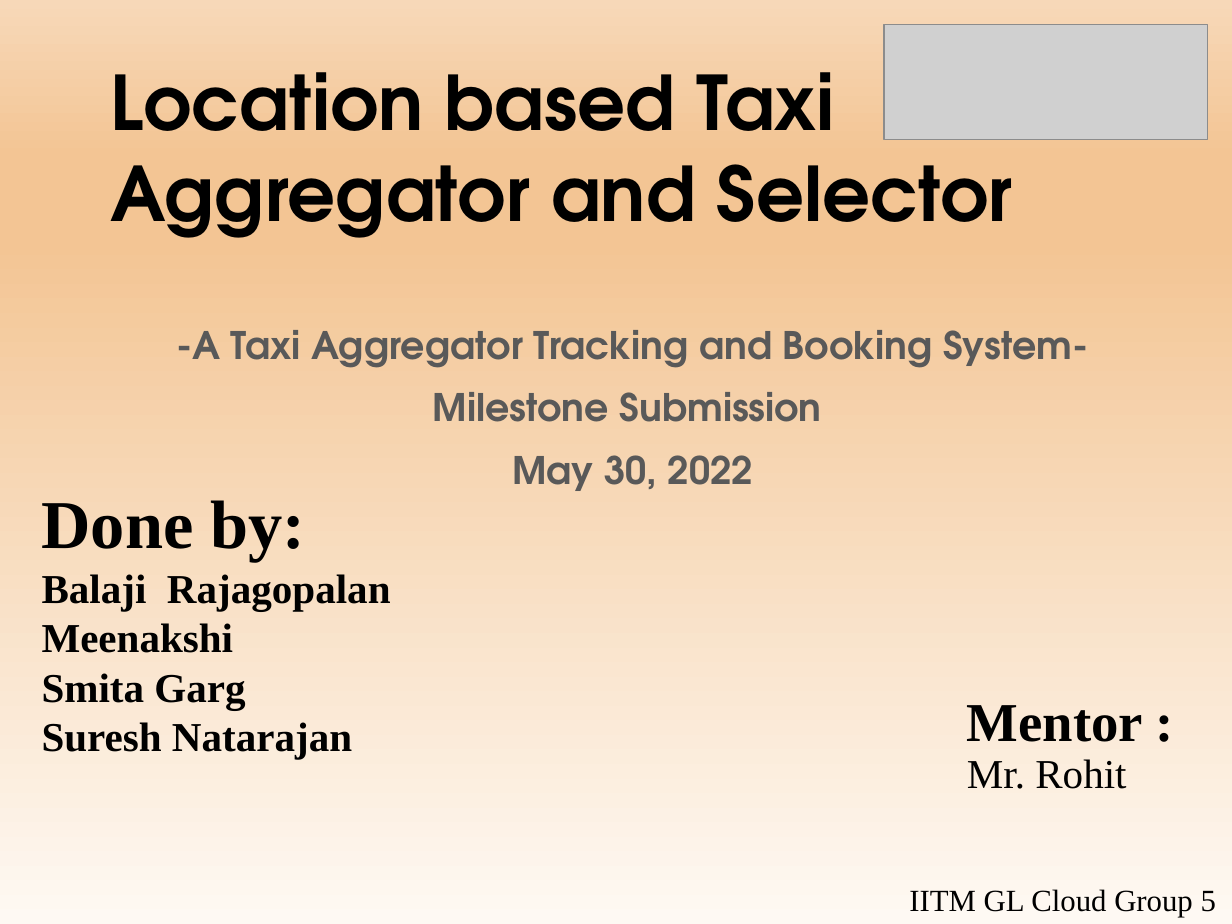
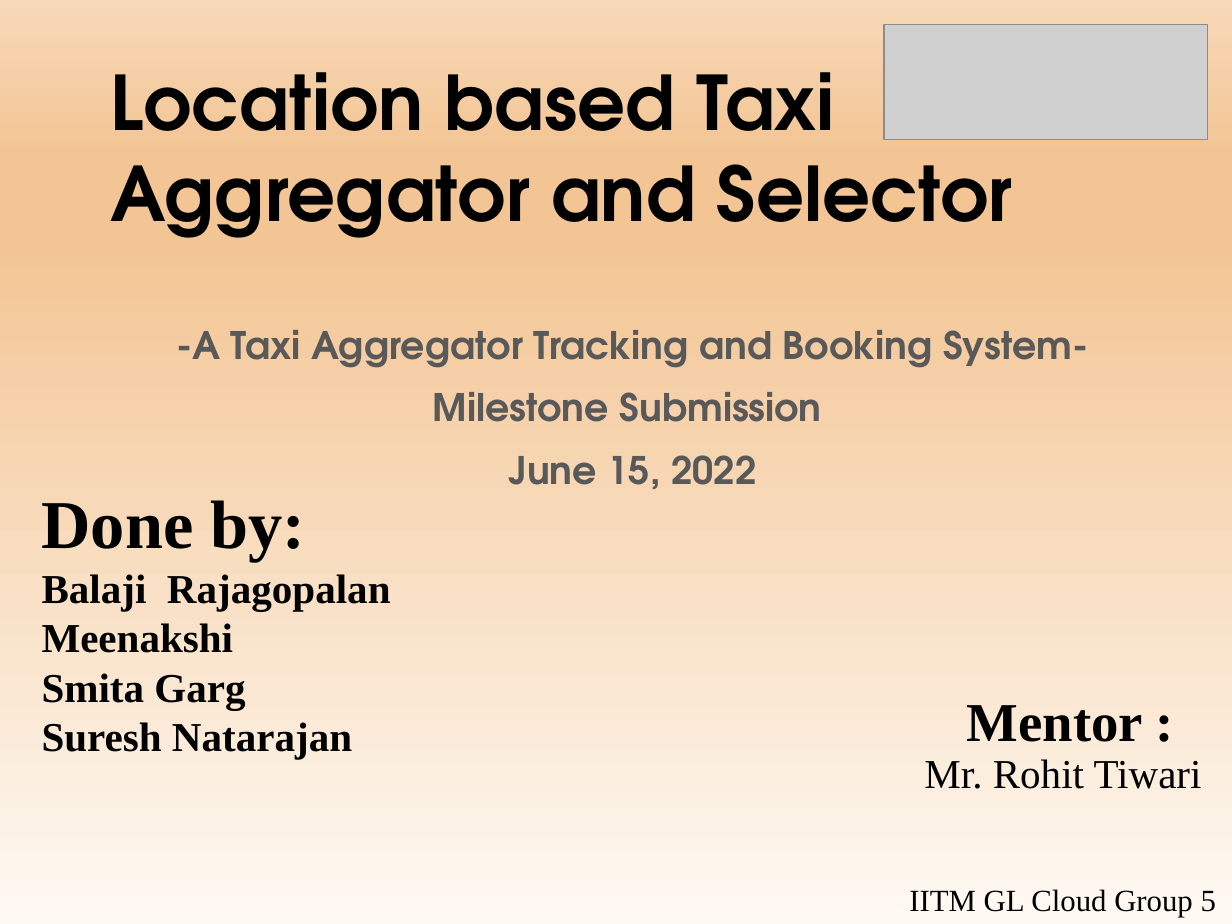
Before and after one commit to smitagarg1/Taxi-Agg_Final-Submission, a slide deck: slide 1 of GLTaxiAgg-BookingandTracking System.pptx. Drawn at 1232x924 pixels with LibreOffice and Linux fonts; fonts in the diff are those of the drawing; grey boxes stand for pictures. Boxes give left, top, right and bottom in pixels: in the first picture for what was removed or moved away, otherwise in the second. Text is boxed around its words. In the diff, an @@ line names an element or a change of style, - is before the commit and + after.

```diff
--- a/GLTaxiAgg-BookingandTracking System.pptx
+++ b/GLTaxiAgg-BookingandTracking System.pptx
@@ subtitle at (x1=509, y1=455, x2=756, y2=489): text changed @@
-May 30, 2022
+June 15, 2022
@@ text at (x1=924, y1=759, x2=1202, y2=789): text changed @@
-Mr. Rohit
+Mr. Rohit Tiwari
```
Also in this commit, not shown: 7 other slides changed, 4 slides added, 14 slides removed, 2 other files.
